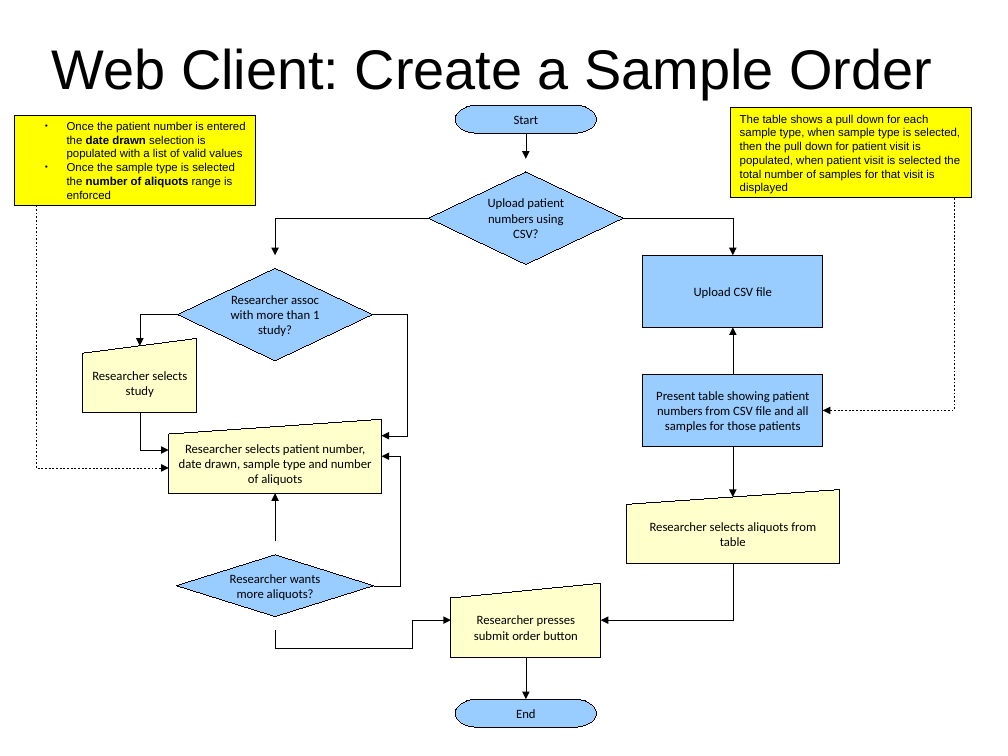
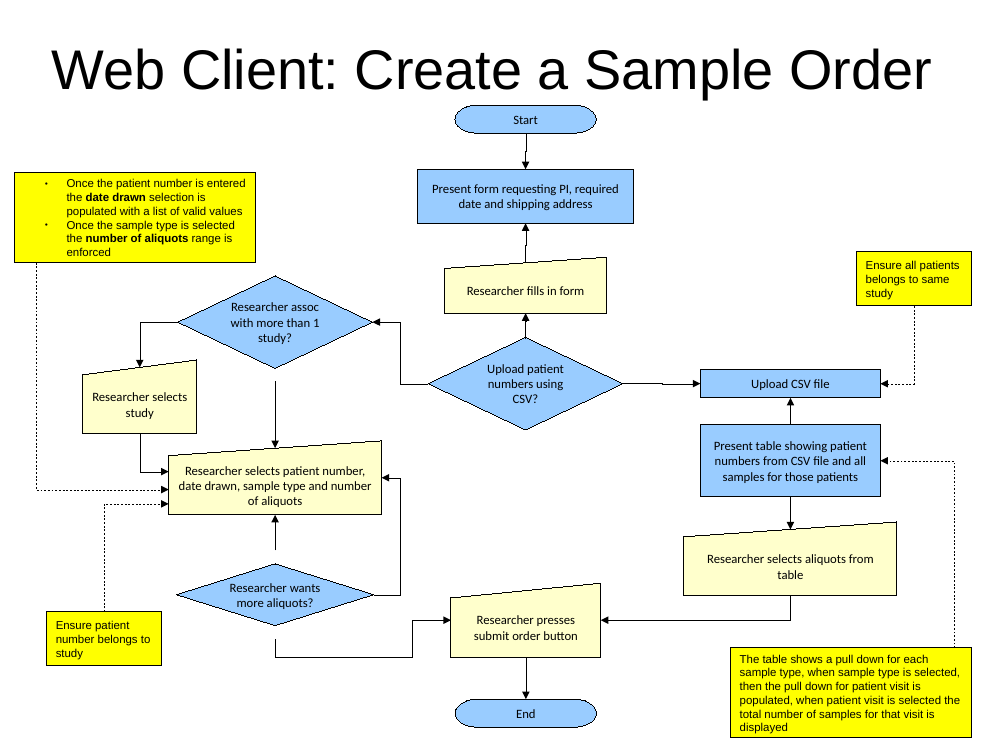
Before and after one commit to CBSR-Biobank/biobank, a slide deck: slide 6 of docs/sampleRequestFlowcharts.odp. Drawn at 1008x756 pixels with LibreOffice and Linux fonts; fonts in the diff are those of the drawing. Boxes give left, top, right and bottom in pixels: in the first picture for what was removed or moved away, otherwise in the second. Text is boxed around its words. In the diff, an @@ line names an element or a change of style, - is before the commit and + after.

Commit message:
more content for sample request feature

```diff
--- a/docs/sampleRequestFlowcharts.odp
+++ b/docs/sampleRequestFlowcharts.odp
@@ elbow arrow moved from (526, 134) - (526, 159) to (526, 134) - (526, 169) @@
@@ rectangle "Once the patient number is ...": place and size @@
-rectangle "Once the patient number is ..." at [15, 115, 256, 205]
+rectangle "Once the patient number is ..." at [15, 173, 256, 263]
@@ rectangle added at [418, 169, 634, 223], fill #99CCFF, outline #000000 0 pt, 10 pt, text #000000 @@
+Present form requesting PI, required date and shipping address
@@ elbow arrow removed from (429, 218) to (275, 255) @@
@@ elbow arrow added from (526, 263) to (526, 223), #000000 0 pt @@
@@ elbow arrow removed from (624, 218) to (733, 255) @@
@@ elbow arrow moved from (36, 205) - (169, 468) to (36, 263) - (169, 489) @@
@@ flow chart manual input added at [445, 257, 606, 313], fill #FFFFCC, outline #000000 0 pt, 10 pt, text #000000 @@
+Researcher fills in form
@@ rectangle added at [857, 252, 972, 306], fill #FFFF00, outline #000000 0 pt, 9 pt, text #000000 @@
+Ensure all patients belongs to same study
@@ diamond "Researcher assoc with more than ...": place and size @@
-diamond "Researcher assoc with more than ..." at [177, 268, 372, 360]
+diamond "Researcher assoc with more than ..." at [177, 276, 372, 369]
@@ elbow arrow moved from (177, 315) - (140, 346) to (177, 322) - (140, 368) @@
@@ elbow arrow moved from (372, 315) - (381, 435) to (428, 384) - (372, 322) @@
@@ elbow arrow added from (526, 339) to (526, 313), #000000 0 pt @@
@@ elbow arrow moved from (954, 198) - (823, 411) to (915, 306) - (881, 384) @@
@@ diamond "Upload patient numbers using CSV?": place and size @@
-diamond "Upload patient numbers using CSV?" at [429, 172, 624, 264]
+diamond "Upload patient numbers using CSV?" at [428, 338, 623, 430]
@@ elbow arrow added from (275, 381) to (275, 448), #000000 0 pt @@
@@ elbow arrow added from (623, 383) to (701, 384), #000000 0 pt @@
@@ rectangle "Upload CSV file": place and size @@
-rectangle "Upload CSV file" at [643, 255, 823, 327]
+rectangle "Upload CSV file" at [701, 370, 881, 398]
@@ elbow arrow moved from (733, 374) - (734, 327) to (790, 425) - (791, 398) @@
@@ 2 flow chart manual inputs, 1 elbow arrow: place and size @@
-2 flow chart manual inputs, 1 elbow arrow at [83, 338, 381, 494]
+2 flow chart manual inputs, 1 elbow arrow at [83, 360, 381, 515]
@@ rectangle "Present table showing patient numbers ...": place and size @@
-rectangle "Present table showing patient numbers ..." at [643, 374, 823, 446]
+rectangle "Present table showing patient numbers ..." at [701, 425, 881, 498]
@@ elbow arrow moved from (374, 585) - (381, 456) to (374, 595) - (381, 478) @@
@@ elbow arrow added from (954, 649) to (881, 461), #000000 0 pt @@
@@ elbow arrow added from (104, 612) to (168, 504), #000000 0 pt @@
@@ elbow arrow moved from (733, 446) - (734, 497) to (790, 497) - (791, 530) @@
@@ elbow arrow moved from (275, 542) - (275, 493) to (275, 551) - (275, 515) @@
@@ flow chart manual input "Researcher selects aliquots from table": place and size @@
-flow chart manual input "Researcher selects aliquots from table" at [627, 489, 840, 563]
+flow chart manual input "Researcher selects aliquots from table" at [684, 522, 897, 596]
@@ diamond "Researcher wants more aliquots?": place and size @@
-diamond "Researcher wants more aliquots?" at [177, 555, 374, 617]
+diamond "Researcher wants more aliquots?" at [177, 563, 374, 626]
@@ elbow arrow moved from (733, 563) - (601, 620) to (790, 596) - (601, 620) @@
@@ rectangle added at [47, 612, 162, 666], fill #FFFF00, outline #000000 0 pt, 9 pt, text #000000 @@
+Ensure patient number belongs to study
@@ elbow arrow moved from (275, 630) - (451, 620) to (275, 639) - (451, 620) @@
@@ rectangle "The table shows a pull ...": place and size @@
-rectangle "The table shows a pull ..." at [731, 108, 972, 198]
+rectangle "The table shows a pull ..." at [731, 649, 972, 738]
```
Also in this commit, not shown: 1 other slide changed, 5 slides added.
